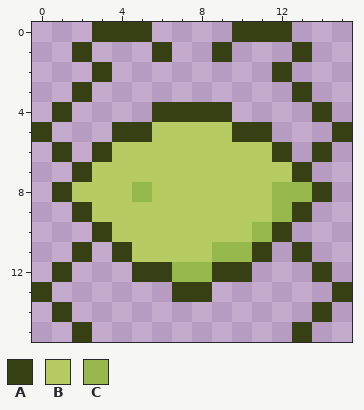
Pixel-art sprite: assets/sprites/characters/crab/crab_inaction2.png. The picture above was drawn from the file before the commit.
The file is 16x16 pixels.
Palette (. is transparent): A #374015  B #b6cb62  C #96b84c
Pixels before, first column x 0:
 0 ...AAA....AAA...
 1 ..A...A..A...A..
 2 ...A........A...
 3 ..A..........A..
 4 .A....AAAA....A.
 5 A...AABBBBAA...A
 6 .A.ABBBBBBBBA.A.
 7 ..ABBBBBBBBBBA..
 8 .ABBBCBBBBBBCCA.
 9 ..ABBBBBBBBBCA..
10 ...ABBBBBBBCA...
11 ..A.ABBBBCCA.A..
12 .A...AACCAA...A.
13 A......AA......A
14 .A............A.
15 ..A..........A..
Once edited:
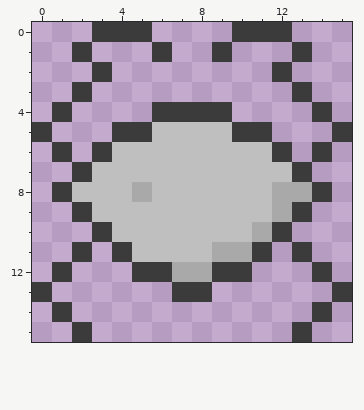
The edit:
colour A: #374015 -> #3b3b3b
colour B: #b6cb62 -> #bfbfbf
colour C: #96b84c -> #a9a9a9
Changed places in both pictures, as pixel boxes (x1, y1, x2, y2):
changed: (32, 22, 352, 342)
